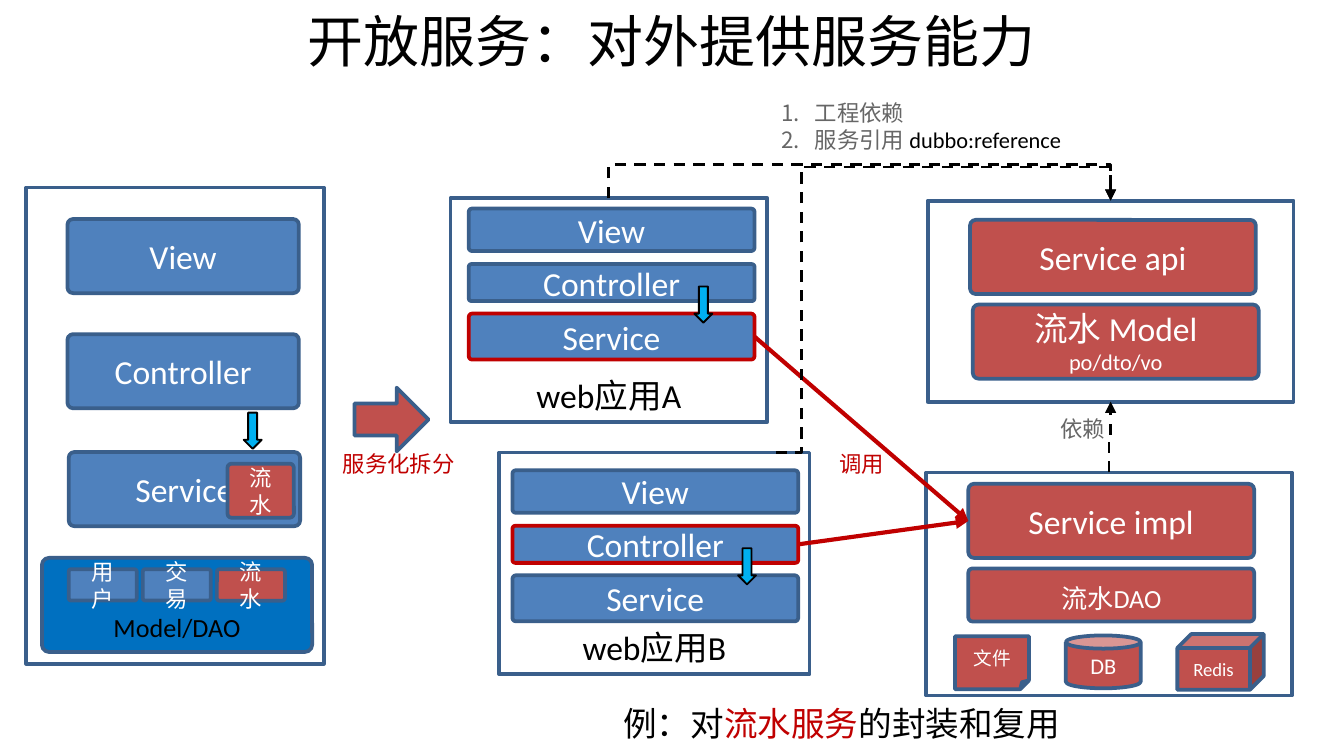
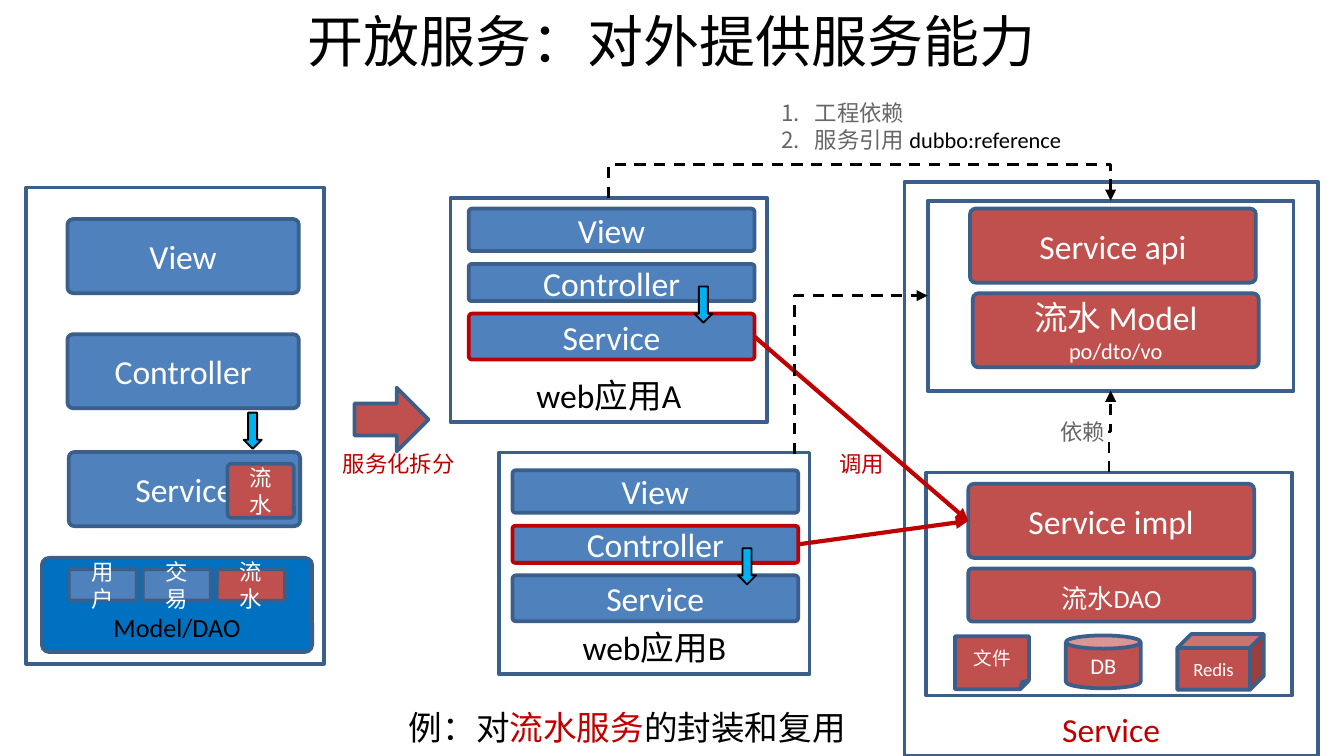
Before and after one commit to shiyunlai/tistools, a slide deck: slide 4 of TIStools.pptx. Drawn at 1344x756 pixels with LibreOffice and Linux fonts; fonts in the diff are those of the drawing. Boxes give left, top, right and bottom in pixels: in the first picture for what was removed or moved away, otherwise in the second. Text is boxed around its words. In the diff, an @@ line names an element or a change of style, - is before the commit and + after.

```diff
--- a/TIStools.pptx
+++ b/TIStools.pptx
@@ rectangle added at (905,181,1318,755), fill #FFFFFF, outline #3A5F8C 2 pt, 18 pt, text #C00000 @@
+Service
@@ rectangle: place and size @@
-rectangle at (927,200,1293,402)
+rectangle at (927,200,1293,391)
@@ rounded rectangle "Service api": place and size @@
-rounded rectangle "Service api" at (970,220,1257,294)
+rounded rectangle "Service api" at (970,208,1257,282)
@@ elbow arrow moved from (775, 453) - (1110, 200) to (794, 454) - (927, 296) @@
@@ rounded rectangle "流水 Model": place and size @@
-rounded rectangle "流水 Model" at (973,305,1259,379)
+rounded rectangle "流水 Model" at (973,293,1259,367)
@@ elbow arrow moved from (1109, 473) - (1110, 402) to (1109, 473) - (1110, 391) @@
@@ text "例：对流水服务的封装和复用": place and size @@
-text "例：对流水服务的封装和复用" at (623,707,1060,739)
+text "例：对流水服务的封装和复用" at (409,711,846,743)
```
Also in this commit, not shown: 24 other files.
